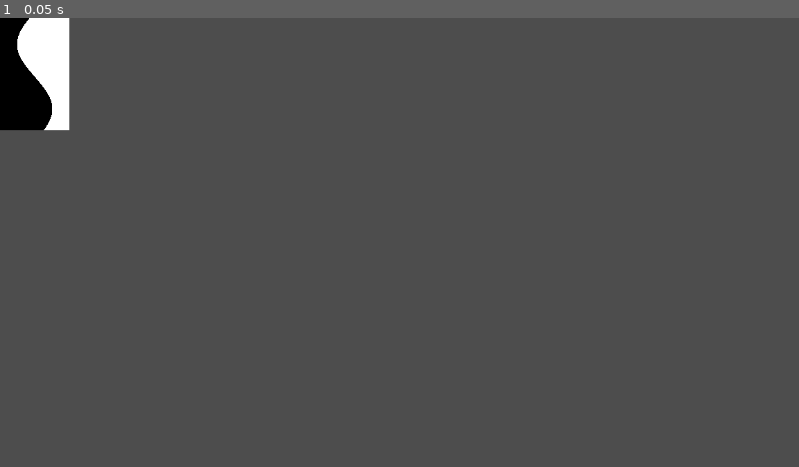
Above: before the commit, frame 1.
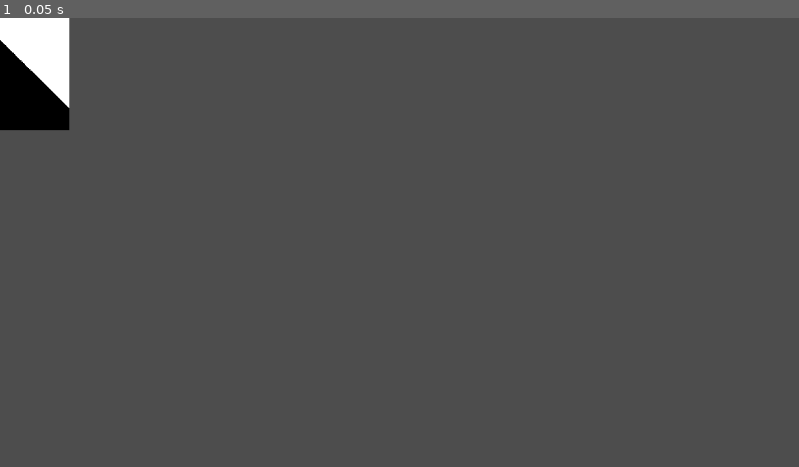
Above: after the commit, the same moment.

Repository: MelPeslier/PixelSpirit
Game: Godot game, scene res://2D/card/card_2d.tscn
The game is run twice, just before and just after one commit, with the same random seed, the same clock (stepped at 60 frames per second) and the same inputs. The project has no main scene, so this scene is started directly.
Inputs:
- Up to frame 1 (0.05 s): no input

The runs differ from the first frame. In frame 1, 0.4% of the frame differs, in the area x 0-9%, y 0-26%.

Commit message:
found the way to do it like in 3D : A squarred UV, clipped by the parent so we can only view a part

Diff:
--- a/2D/card/card_2d.tscn
+++ b/2D/card/card_2d.tscn
@@ -9,11 +9,28 @@
 shader_parameter/pos_x = -1.035
 shader_parameter/amplitude = 0.255
 shader_parameter/frequency = 5.462
+shader_parameter/div = 0.5
 
 [node name="Card2D" type="Node2D"]
 
-[node name="ColorRect" type="ColorRect" parent="."]
+[node name="FrontFace" type="ColorRect" parent="."]
+clip_contents = true
+custom_minimum_size = Vector2(100, 162)
+offset_right = 97.0
+offset_bottom = 162.0
+
+[node name="SquarredUV" type="ColorRect" parent="FrontFace"]
 material = SubResource("ShaderMaterial_vj11h")
-custom_minimum_size = Vector2(100, 162)
-offset_right = 100.0
-offset_bottom = 127.0
+custom_minimum_size = Vector2(162, 162)
+layout_mode = 1
+anchors_preset = 8
+anchor_left = 0.5
+anchor_top = 0.5
+anchor_right = 0.5
+anchor_bottom = 0.5
+offset_left = -81.0
+offset_top = -81.0
+offset_right = 81.0
+offset_bottom = 81.0
+grow_horizontal = 2
+grow_vertical = 2
--- a/2D/card/shaders/02_strength.gdshader
+++ b/2D/card/shaders/02_strength.gdshader
@@ -5,12 +5,19 @@
 uniform float pos_x : hint_range(-5.0, 5.0) = -1.035;
 uniform float amplitude : hint_range(0.0, 5.0) = 0.144;
 uniform float frequency : hint_range(0.0, 10.0) = 5.455;
+//
+//void fragment() {
+//	vec2 uv = UV / u_resolution;
+//	uv.y = 1.0 - uv.y;
+//
+//	float cosinus =  pos_y + cos(pos_x + uv.y * frequency) * amplitude;
+//
+//	COLOR.rgb = step(cosinus, uv.x) * vec3(1.0);
+//
+//}
+uniform float div : hint_range(0, 3.0) = 0.5;
 
 void fragment() {
-	vec2 uv = UV / u_resolution;
-	uv.y = 1.0 - uv.y;
-
-	float cosinus =  pos_y + cos(pos_x + uv.y * frequency) * amplitude;
-
-	COLOR.rgb = step(cosinus, uv.x) * vec3(1.0);
+	vec2 uv = vec2( UV.x, 1.0 - UV.y ) / u_resolution;
+	COLOR.rgb = step( 0.5, (uv.x + uv.y) * div ) * vec3(1.0);
 }
